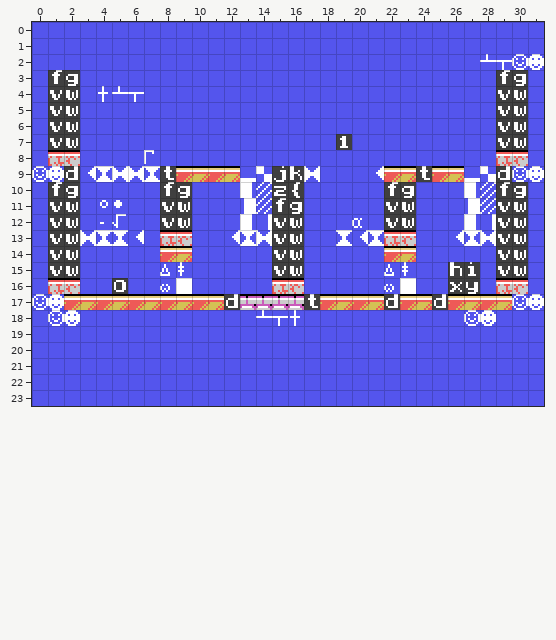
Two states of a Tiled map, games/stevedore/maps/stage_04.tmx. Above is the file before it was changed.
Cells are 8x8 px. Shown: x 0..31, y 0..23.
Once edited:
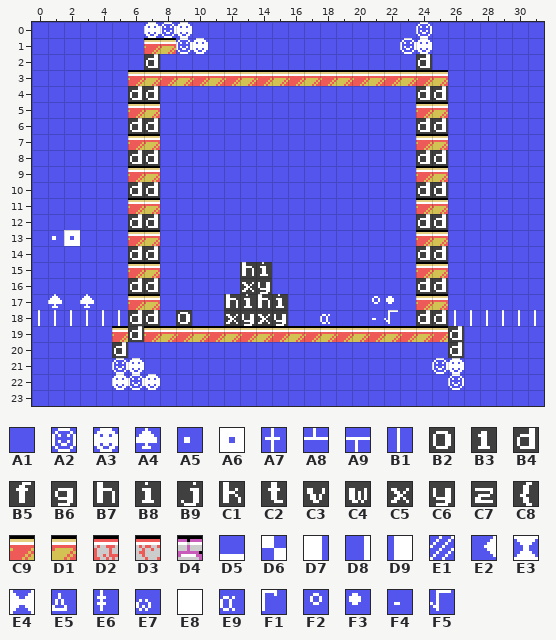
Key: from "charset": A1 0, A2 1, A3 2, A4 6, A5 7, A6 8, A7 16, A8 17, A9 18, B1 22, B2 48, B3 49, B4 100, B5 102, B6 103, B7 104, B8 105, B9 106, C1 107, C2 116, C3 118, C4 119, C5 120, C6 121, C7 122, C8 123, C9 132, D1 133, D2 134, D3 135, D4 138, D5 192, D6 193, D7 200, D8 201, D9 202, E1 203, E2 208, E3 209, E4 210, E5 216, E6 217, E7 218, E8 219, E9 224, F1 226, F2 248, F3 249, F4 250, F5 251.
__ is an empty cell.
Tiles replaced or removed in this view: A1, A2, A3, A7, A8, A9, B2, B3, B4, B5, B6, B7, B8, B9, C1, C2, C3, C4, C5, C6, C7, C8, C9, D1, D2, D3, D4, D5, D6, D7, D8, D9, E1, E2, E3, E4, E5, E6, E7, E8, E9, F1, F2, F3, F4, F5.
Commit message: Stage select (menu) improvements
From old to new:
Changed rows in their new state; .. is an unchanged cell.
Layer "Capa de Patrones 1":
first column x 0:
 0 .. .. .. .. .. .. .. A3 A2 A3 .. .. .. .. .. .. .. .. .. .. .. .. .. .. A2 .. .. .. .. .. .. ..
 1 .. .. .. .. .. .. .. C9 D1 A2 A3 .. .. .. .. .. .. .. .. .. .. .. .. A2 A3 .. .. .. .. .. .. ..
 2 .. .. .. .. .. .. .. B4 .. .. .. .. .. .. .. .. .. .. .. .. .. .. .. .. B4 .. .. .. A1 A1 A1 A1
 3 .. A1 A1 .. .. .. C9 D1 C9 D1 C9 D1 C9 D1 C9 D1 C9 D1 C9 D1 C9 D1 C9 D1 C9 D1 .. .. .. A1 A1 ..
 4 .. A1 A1 .. A1 A1 B4 B4 .. .. .. .. .. .. .. .. .. .. .. .. .. .. .. .. B4 B4 .. .. .. A1 A1 ..
 5 .. A1 A1 .. .. .. C9 D1 .. .. .. .. .. .. .. .. .. .. .. .. .. .. .. .. C9 D1 .. .. .. A1 A1 ..
 6 .. A1 A1 .. .. .. B4 B4 .. .. .. .. .. .. .. .. .. .. .. .. .. .. .. .. B4 B4 .. .. .. A1 A1 ..
 7 .. A1 A1 .. .. .. C9 D1 .. .. .. .. .. .. .. .. .. .. .. A1 .. .. .. .. C9 D1 .. .. .. A1 A1 ..
 8 .. A1 A1 .. .. .. B4 B4 .. .. .. .. .. .. .. .. .. .. .. .. .. .. .. .. B4 B4 .. .. .. A1 A1 ..
 9 A1 A1 A1 A1 A1 A1 C9 D1 A1 A1 A1 A1 A1 A1 A1 A1 A1 A1 .. .. .. A1 A1 A1 C9 D1 A1 A1 A1 A1 A1 A1
10 .. A1 A1 .. .. .. B4 B4 A1 A1 .. .. .. A1 A1 A1 A1 .. .. .. .. .. A1 A1 B4 B4 .. A1 A1 A1 A1 ..
11 .. A1 A1 .. A1 A1 C9 D1 A1 A1 .. .. .. A1 A1 A1 A1 .. .. .. .. .. A1 A1 C9 D1 .. A1 A1 A1 A1 ..
12 .. A1 A1 .. A1 A1 B4 B4 A1 A1 .. .. .. A1 A1 A1 A1 .. .. .. A1 .. A1 A1 B4 B4 .. A1 A1 A1 A1 ..
13 .. A5 A6 A1 A1 A1 C9 D1 A1 A1 .. .. A1 A1 A1 A1 A1 .. .. A1 A1 A1 A1 A1 C9 D1 A1 A1 A1 A1 A1 ..
14 .. A1 A1 .. .. .. B4 B4 A1 A1 .. .. .. .. .. A1 A1 .. .. .. .. .. A1 A1 B4 B4 .. .. .. A1 A1 ..
15 .. A1 A1 .. .. .. C9 D1 A1 A1 .. .. .. B7 B8 A1 A1 .. .. .. .. .. A1 A1 C9 D1 A1 A1 .. A1 A1 ..
16 .. A1 A1 .. .. A1 B4 B4 A1 A1 .. .. .. C5 C6 A1 A1 .. .. .. .. .. A1 A1 B4 B4 A1 A1 .. A1 A1 ..
17 A1 A4 A1 A4 A1 A1 .. .. A1 A1 A1 A1 B7 B8 B7 B8 A1 A1 A1 A1 A1 F2 F3 A1 C9 D1 A1 A1 A1 A1 A1 A1
18 B1 B1 B1 B1 B1 B1 B4 B4 .. B2 .. .. C5 C6 C5 C6 A1 .. E9 .. .. F4 F5 .. B4 B4 B1 B1 B1 B1 B1 B1
19 .. .. .. .. .. C9 B4 C9 D1 C9 D1 C9 D1 C9 D1 C9 D1 C9 D1 C9 D1 C9 D1 C9 D1 C9 B4 .. .. .. .. ..
20 .. .. .. .. .. B4 .. .. .. .. .. .. .. .. .. .. .. .. .. .. .. .. .. .. .. .. B4 .. .. .. .. ..
21 .. .. .. .. .. A2 A3 .. .. .. .. .. .. .. .. .. .. .. .. .. .. .. .. .. .. A2 A3 .. .. .. .. ..
22 .. .. .. .. .. A3 A2 A3 .. .. .. .. .. .. .. .. .. .. .. .. .. .. .. .. .. .. A2 .. .. .. .. ..
Changed places in both pictures, as pixel boxes (x1, y1, x2, y2):
changed: (32, 22, 544, 390)
